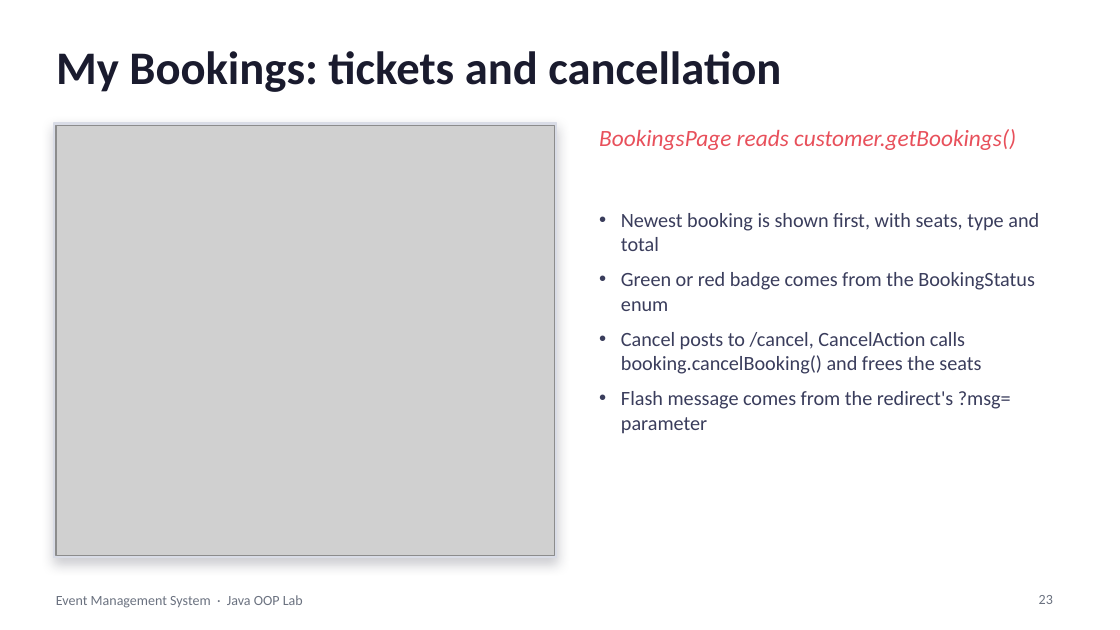
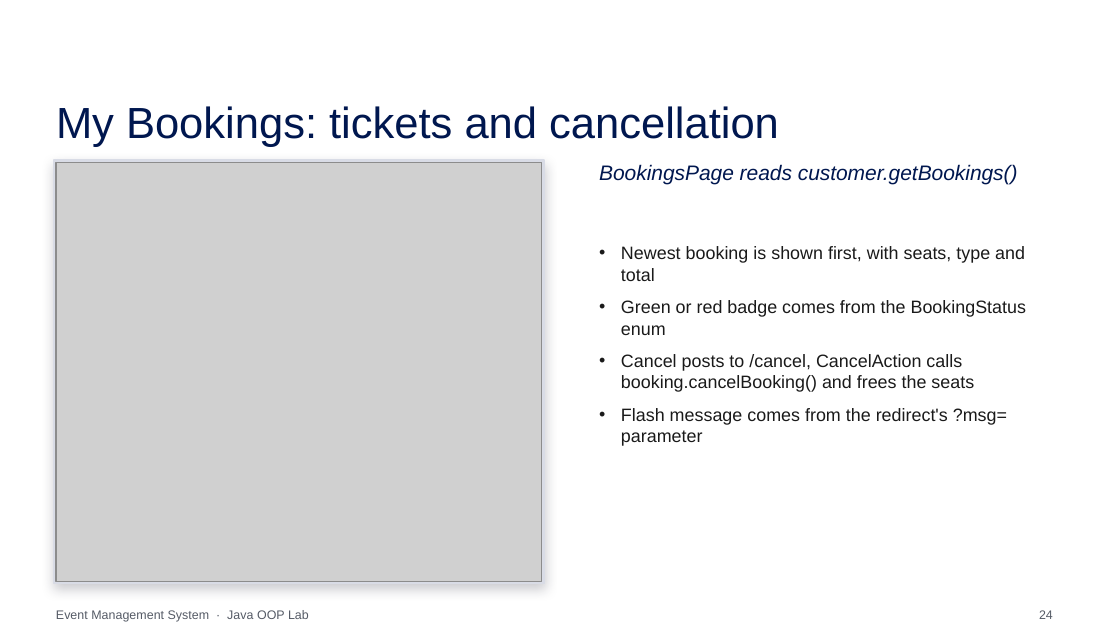
Before and after one commit to SuyashAnupam/Event-Mangement-Platform, a slide deck: slide 24 of Event_Management_System_OOP.pptx (slide 23 before the commit). Drawn at 1120x630 pixels with LibreOffice and Linux fonts; fonts in the diff are those of the drawing; grey boxes stand for pictures; background and template pictures are left out. Boxes give left, top, right and bottom in pixels: in the first picture for what was removed or moved away, otherwise in the second. Text is boxed around its words. In the diff, an @@ line names an element or a change of style, - is before the commit and + after.

```diff
--- a/Event_Management_System_OOP.pptx
+++ b/Event_Management_System_OOP.pptx
@@ title "My Bookings: tickets and cancellation": place and size @@
-title "My Bookings: tickets and cancellation" at box(56, 51, 781, 92)
+title "My Bookings: tickets and cancellation" at box(56, 106, 779, 147)
@@ title "My Bookings: tickets and cancellation" at box(56, 106, 779, 147): size 30 to 28 pt, font Calibri to Arial, text colour #1A1B2E to #00174F, bold off @@
@@ rectangle: place and size @@
-rectangle at box(54, 123, 557, 558)
+rectangle at box(54, 160, 544, 584)
@@ picture: place and size @@
-picture at box(56, 125, 554, 556)
+picture at box(56, 162, 542, 581)
@@ text "BookingsPage reads customer.getBookings()": place and size @@
-text "BookingsPage reads customer.getBookings()" at box(599, 129, 1016, 150)
+text "BookingsPage reads customer.getBookings()" at box(599, 164, 1018, 185)
@@ text "BookingsPage reads customer.getBookings()" at box(599, 164, 1018, 185): size 15 to 13.5 pt, font Calibri to Arial, text colour #E8505B to #00174F @@
@@ text "Newest booking is shown first, ...": place and size @@
-text "Newest booking is shown first, ..." at box(621, 213, 1039, 434)
+text "Newest booking is shown first, ..." at box(621, 246, 1026, 446)
@@ text "Newest booking is shown first, ..." at box(621, 246, 1026, 446): size 13 to 11.5 pt, font Calibri to Arial, text colour #3A3D5C to #1A1A1A @@
@@ text "Event Management System · Java ...": place and size @@
-text "Event Management System · Java ..." at box(56, 595, 303, 608)
+text "Event Management System · Java ..." at box(56, 610, 309, 622)
@@ text "Event Management System · Java ..." at box(56, 610, 309, 622): size 9 to 8 pt, font Calibri to Arial, text colour #6B7280 to #555B66 @@
@@ page number at box(1039, 610, 1053, 619): text changed; size 9 to 8 pt; font Calibri to Arial; text colour #6B7280 to #555B66 @@
-23
+24
```
Also in this commit, not shown: 26 other slides changed, 2 slides added, 1 slide removed.
